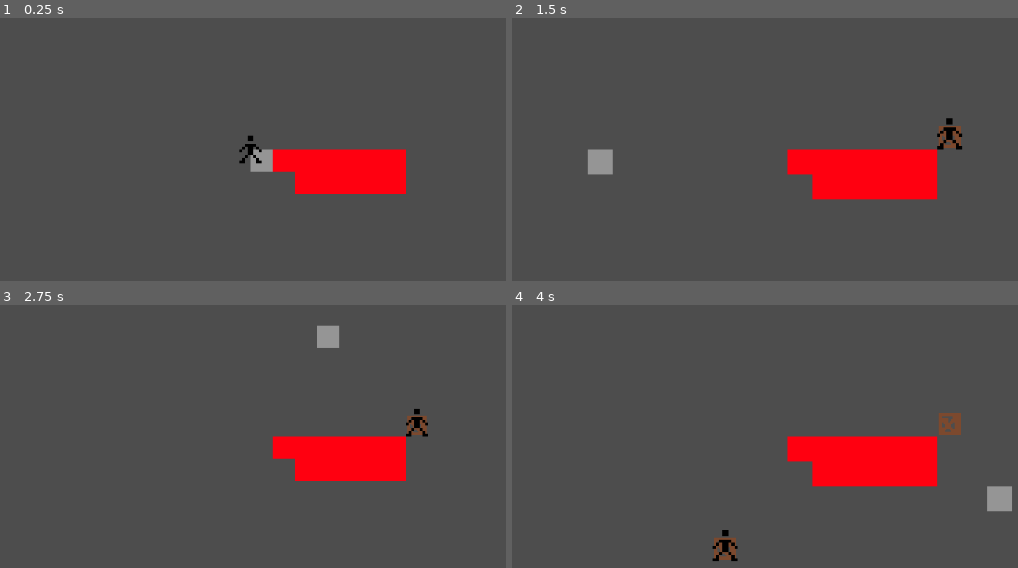
Above: before the commit, frames 1-4 (two rows, left to right).
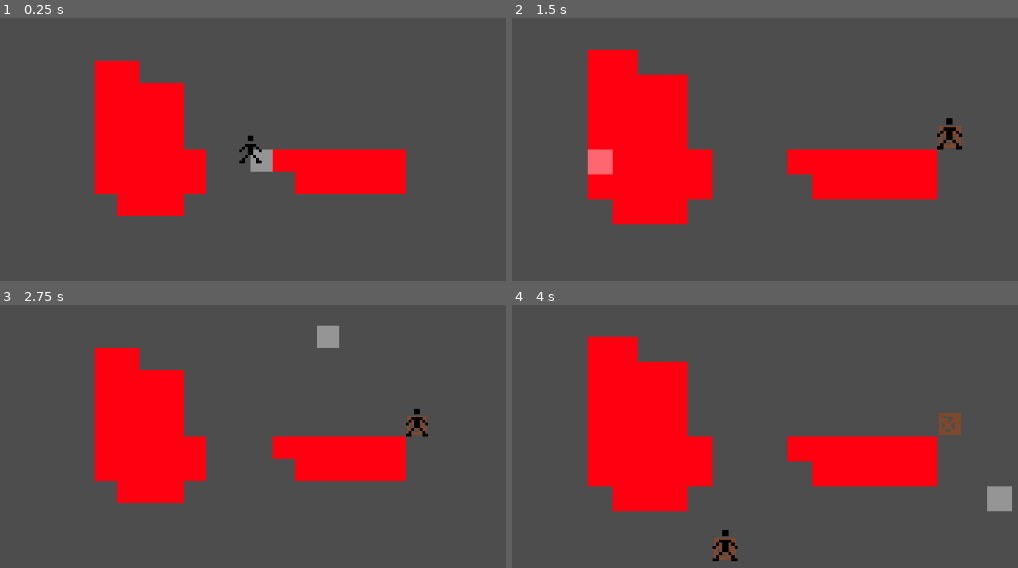
Above: after the commit, the same moments.

Repository: sokocian/snofjord
Game: Godot game, scene res://scenes/world.tscn
Two runs of this game, one before a commit and one after it. Both use one fixed random seed, a clock stepped at 60 frames per second and the inputs below.
Inputs (mouse positions are in pixels of both pictures, inside the frame that each line leads up to):
- Up to frame 1 (0.25 s): no input
- Up to frame 2 (1.5 s): tap Enter at 0.5 s; move the mouse to (937, 125) at 0.52 s; press the mouse at (937, 125) at 0.53 s; tap Space at 1.25 s; move the mouse to (603, 173) at 1.27 s; release the mouse at (603, 173) at 1.28 s; tap Mouse wheel up (zoom_in) at 1.35 s
- Up to frame 3 (2.75 s): tap Enter at 2 s; move the mouse to (328, 336) at 2.02 s; hold Mouse wheel down (zoom_out) from 2.03 s (still down)
- Up to frame 4 (4 s): tap Space at 2.75 s; move the mouse to (724, 525) at 2.77 s; release Mouse wheel down (zoom_out) at 2.78 s; click (724, 525) at 2.85 s; tap Enter at 3.5 s; move the mouse to (1002, 504) at 3.52 s; hold Mouse wheel up (zoom_in) from 3.53 s (still down)

The runs differ from the first frame. In frame 1, 10% of the frame differs, in the area x 18-41%, y 16-76%; in frame 2, 13%; in frame 3, 10%; in frame 4, 13%, in the area x 14-40%, y 11-79%.

Commit message:
new icon

Diff:
--- a/project.godot
+++ b/project.godot
@@ -13,7 +13,8 @@
 config/name="Snøfjord"
 run/main_scene="res://scenes/world.tscn"
 config/features=PackedStringArray("4.0", "Forward Plus")
-config/icon="res://textures/icon.svg"
+boot_splash/image="res://icon.png"
+boot_splash/bg_color=Color(0.141176, 0.141176, 0.141176, 1)
 
 [input]
 
--- a/scenes/world.tscn
+++ b/scenes/world.tscn
@@ -1,7 +1,8 @@
-[gd_scene load_steps=6 format=3 uid="uid://c6upu73ao4rfl"]
+[gd_scene load_steps=7 format=3 uid="uid://c6upu73ao4rfl"]
 
 [ext_resource type="Script" path="res://scripts/world.gd" id="1_6yx4v"]
 [ext_resource type="TileSet" uid="uid://w1wnakvtvd6t" path="res://textures/placeholder_tileset.tres" id="2_ovoc3"]
+[ext_resource type="Script" path="res://scenes/world_map.gd" id="3_b6o3f"]
 [ext_resource type="PackedScene" uid="uid://dc68fxg0op82v" path="res://scenes/worker.tscn" id="4_8efcs"]
 [ext_resource type="Script" path="res://scripts/camera.gd" id="4_pnpkl"]
 [ext_resource type="Texture2D" uid="uid://ydkny27dsue8" path="res://textures/selection.png" id="5_pd5nv"]
@@ -14,7 +15,8 @@
 scale = Vector2(4, 4)
 tile_set = ExtResource("2_ovoc3")
 format = 2
-layer_0/tile_data = PackedInt32Array(1, 65536, 0, 2, 65536,  …(98 unchanged characters)… 536, 0, 65541, 65536, 0, 65542, 65536, 0)
+layer_0/tile_data = PackedInt32Array(1, 65536, 0, 2, 65536,  …(98 unchanged characters)… 536, 0, 65541, 65536, 0, 65542, 65536, 0, -196614, 65536, 0, -196615, 65536, 0, -131079, 65536, 0, -65543, 65536, 0, -7, 65536, 0, 65529, 65536, 0, 131065, 65536, 0, 131066, 65536, 0, 196602, 65536, 0, 196603, 65536, 0, 196604, 65536, 0, 131068, 65536, 0, 131069, 65536, 0, 65533, 65536, 0, -4, 65536, 0, -65540, 65536, 0, -131076, 65536, 0, -131077, 65536, 0, -65541, 65536, 0, -5, 65536, 0, 65531, 65536, 0, 131067, 65536, 0, -65542, 65536, 0, -131078, 65536, 0, -6, 65536, 0, 65530, 65536, 0, 65532, 65536, 0)
+script = ExtResource("3_b6o3f")
 
 [node name="Workers" type="Node2D" parent="."]
 
--- /dev/null
+++ b/scenes/world_map.gd
@@ -0,0 +1,7 @@
+extends TileMap
+
+@export var tiles = [
+	#name, #truthy_test
+	["black", true], #id 0
+	["red", true] #id 1
+]
Binary file added: icon.png
Not shown, added: icon.png.import
